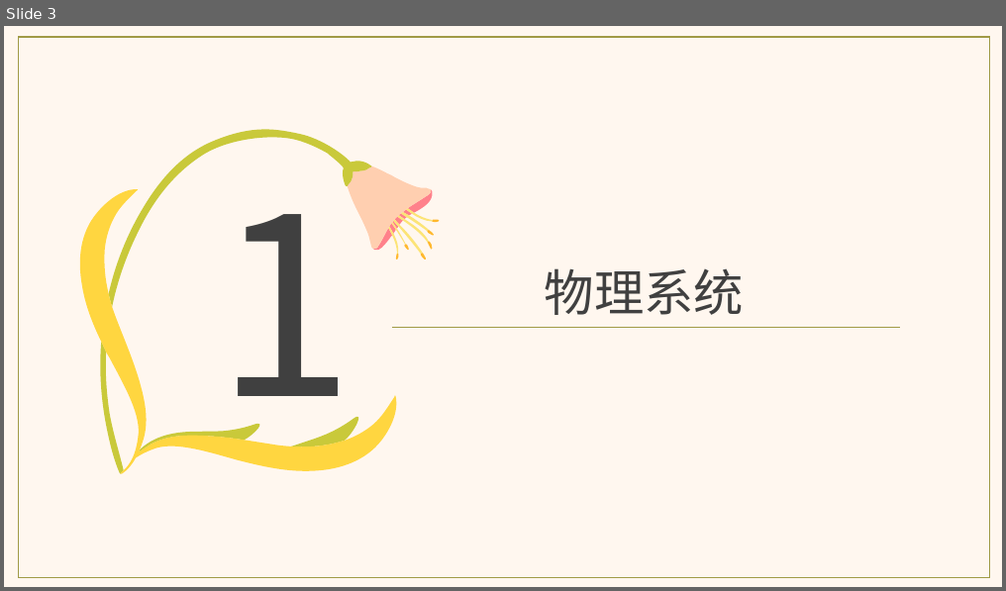
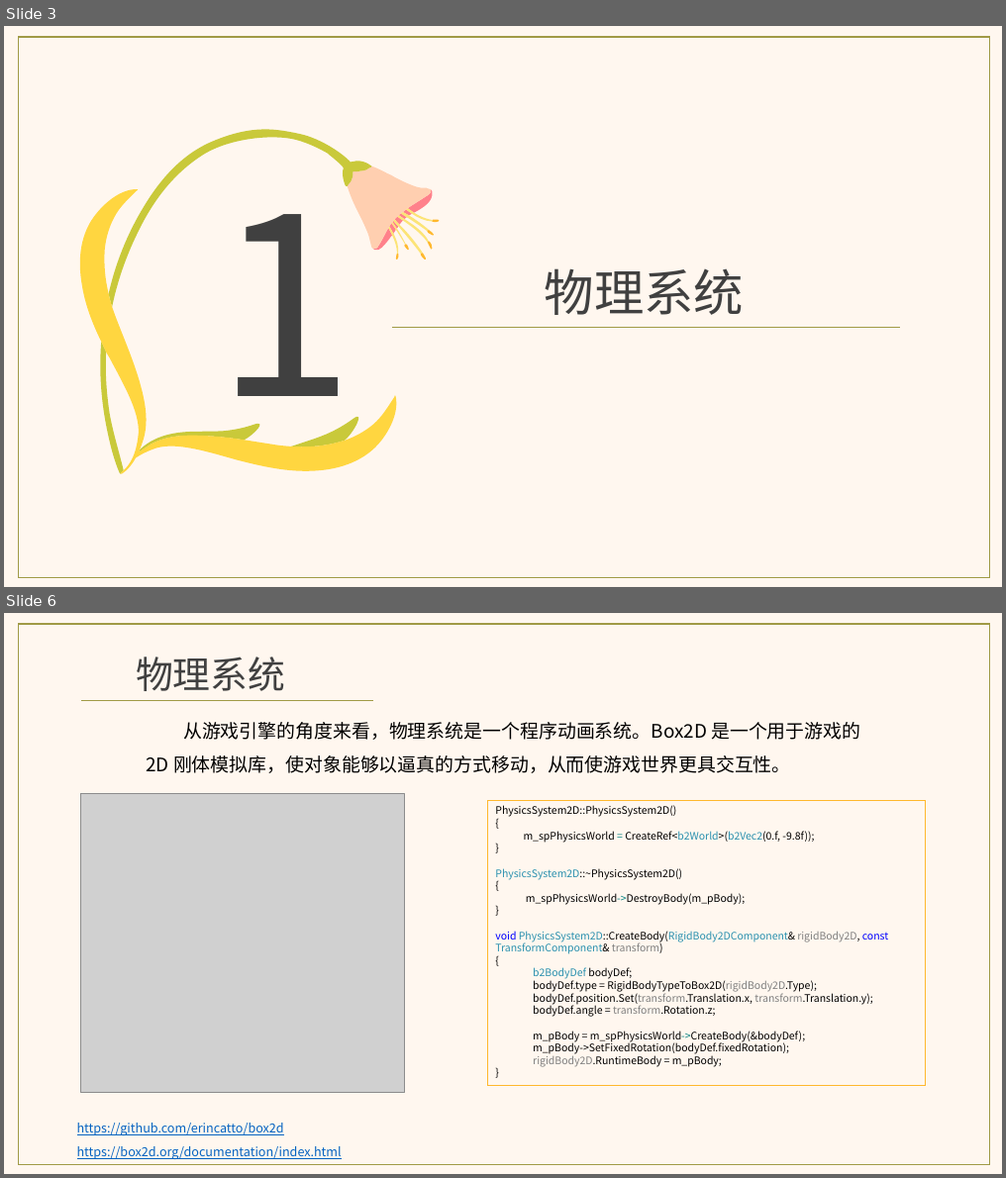
Before and after one commit to aliwanzi/SandTable, a slide deck: doc/从零开始写引擎之物理系统.pptx. Shown one above the other, each under a label of ours: slide 3 before the commit, slides 3 and 6 after it; the slides between them are not shown. The pictures are 1006x591 and 1006x1178 pixels, drawn with LibreOffice and Linux fonts; fonts in the diff are those of the drawing; grey boxes stand for pictures. Boxes give left, top, right and bottom in pixels: in the first picture for what was removed or moved away, otherwise in the second. Text is boxed around its words. In the diff, an @@ line names an element or a change of style, - is before the commit and + after.

```diff
--- a/doc/从零开始写引擎之物理系统.pptx
+++ b/doc/从零开始写引擎之物理系统.pptx
@@ slide 6 added at [4, 613, 1002, 1174], background #FFF7EF @@
@@ rectangle added at [18, 624, 990, 1164], outline #A09A45 1 pt @@
@@ text added at [136, 657, 285, 691], 36 pt, text #404040 @@
+物理系统
@@ line added from (81, 700) to (373, 700), #A09A45 0.5 pt @@
@@ text added at [146, 722, 860, 773], 18 pt, text #000000 @@
+从游戏引擎的角度来看，物理系统是一个程序动画系统。Box2D 是一个用于游戏的 2D 刚体模拟库，使对象能够以逼真的方式移动，从而使游戏世界更具交互性。
@@ picture added at [81, 793, 404, 1093] @@
@@ rectangle added at [488, 801, 926, 1085], outline #FFB82D 0.75 pt, 10 pt, text #000000 @@
+PhysicsSystem2D::PhysicsSystem2D()
+{
+m_spPhysicsWorld = CreateRef<b2World>(b2Vec2(0.f, -9.8f));
+}
+PhysicsSystem2D::~PhysicsSystem2D()
+{
+m_spPhysicsWorld->DestroyBody(m_pBody);
+}
+void PhysicsSystem2D::CreateBody(RigidBody2DComponent& rigidBody2D, const TransformComponent& transform)
+{
+  b2BodyDef bodyDef;
+  bodyDef.type = RigidBodyTypeToBox2D(rigidBody2D.Type);
+  bodyDef.position.Set(transform.Translation.x, transform.Translation.y);
+  bodyDef.angle = transform.Rotation.z;
+  m_pBody = m_spPhysicsWorld->CreateBody(&bodyDef);
+  m_pBody->SetFixedRotation(bodyDef.fixedRotation);
+  rigidBody2D.RuntimeBody = m_pBody;
+}
@@ text added at [77, 1123, 284, 1136], 12 pt, text #0563C1, underline @@
+https://github.com/erincatto/box2d
@@ text added at [77, 1147, 342, 1159], 12 pt, text #0563C1, underline @@
+https://box2d.org/documentation/index.html
```
Also in this commit, not shown: 2 slides changed, 6 other slides added, 9 slides removed, 5 other files.
